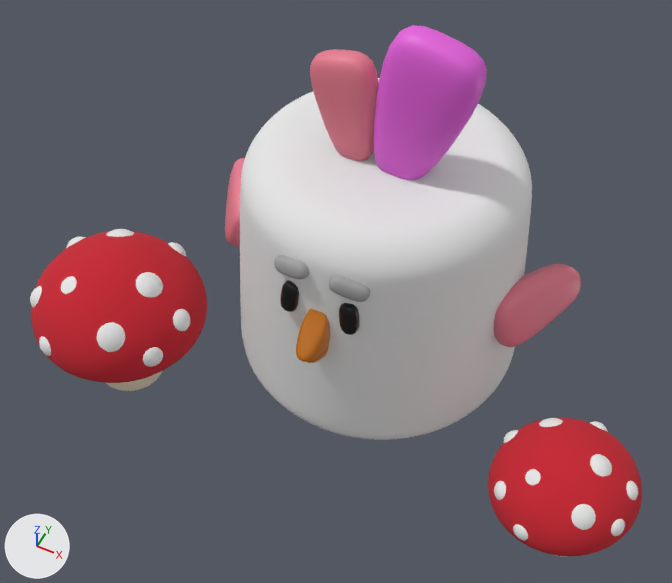
The glTF model assets/marshmallko.glb as it was, and as the next commit left it.
One viewpoint serves both versions: a 50 mm camera at (1.19, -2.81, 3.17) aimed at (-0.05, -0.34, 0.08). Every picture has the same lights, and +X, +Y and +Z are marked at lower left. Where no turn or scale is listed for an object, it has been applied to the vertices. Vertices at the same position are counted once.
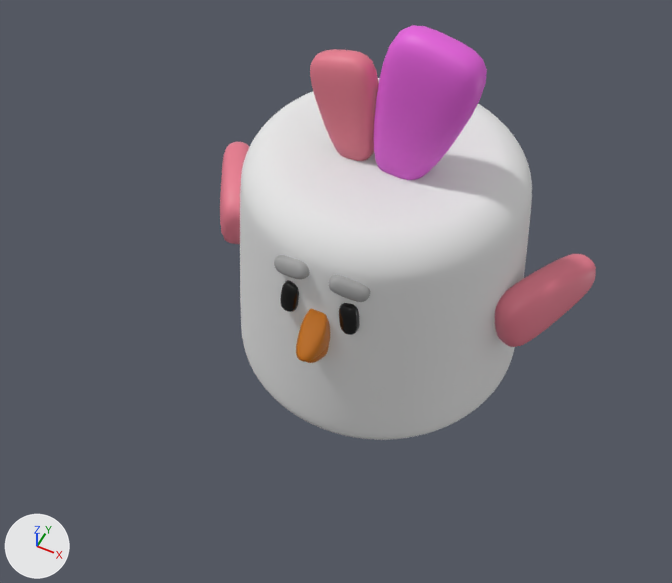
Patch to the scene script:
```diff
--- a/assets/marshmallko.glb.py
+++ b/assets/marshmallko.glb.py
@@ me_cube_006 @@
 me_cube_006.from_pydata(...)  # 2316 vertices, 4608 faces; spans x -0.91..0.91, y -0.18..0.33, z -0.17..0.16
 # used by ob_wings; parent = ob_head; location = (0.0, 0.0, 0.0)
+# me_cube_006 part 1: the loose piece of 386 vertices spanning x 0.57..0.89, y -0.12..0.33, z -0.17..0.11 is multiplied about its middle by the matrix ((0.371, 0.139, -0.918), (-0.872, 0.392, -0.293), (-0.32, -0.909, -0.267)), then moved by (-0.54, -0.73, -0.21)
+# me_cube_006 part 2: the loose piece of 386 vertices spanning x -0.89..-0.57, y -0.12..0.33, z -0.17..0.11 is multiplied about its middle by the matrix ((0.15, 0.146, -0.981), (-0.914, 0.369, -0.076), (-0.374, -0.918, -0.183)), then moved by (0.56, 0.52, 0.28)
+# me_cube_006 part 3: the loose piece of 386 vertices spanning x -0.91..-0.6, y -0.18..0.28, z -0.12..0.16 is deleted
+# me_cube_006 part 4: the loose piece of 386 vertices spanning x 0.6..0.91, y -0.18..0.28, z -0.12..0.16 is deleted
+# me_cube_006 part 5: the loose piece of 386 vertices spanning x 0.59..0.9, y -0.15..0.3, z -0.14..0.14 is deleted
 me_cube_006.materials.append(mat_material_004)
@@ ob_stem_001 @@
-ob_stem_001 = bpy.data.objects.new('stem.001', me_roundcube_001)
@@ ob_sphere_002 @@
-ob_sphere_002 = bpy.data.objects.new('Sphere.002', me_sphere_002)
@@ ob_sphere_003 @@
-ob_sphere_003 = bpy.data.objects.new('Sphere.003', me_sphere_003)
@@ ob_sphere_004 @@
-ob_sphere_004 = bpy.data.objects.new('Sphere.004', me_sphere_004)
@@ ob_sphere_008 @@
-ob_sphere_008 = bpy.data.objects.new('Sphere.008', me_sphere_008)
@@ ob_sphere_010 @@
-ob_sphere_010 = bpy.data.objects.new('Sphere.010', me_sphere_010)
@@ ob_sphere_014 @@
-ob_sphere_014 = bpy.data.objects.new('Sphere.014', me_sphere_014)
@@ ob_sphere_015 @@
-ob_sphere_015 = bpy.data.objects.new('Sphere.015', me_sphere_015)
@@ ob_sphere_016 @@
-ob_sphere_016 = bpy.data.objects.new('Sphere.016', me_sphere_016)
@@ ob_sphere_017 @@
-ob_sphere_017 = bpy.data.objects.new('Sphere.017', me_sphere_017)
@@ ob_sphere_021 @@
-ob_sphere_021 = bpy.data.objects.new('Sphere.021', me_sphere_019)
@@ ob_stem @@
-ob_stem = bpy.data.objects.new('stem', me_roundcube)
@@ ob_sphere_005 @@
-ob_sphere_005 = bpy.data.objects.new('Sphere.005', me_sphere_005)
@@ ob_sphere_006 @@
-ob_sphere_006 = bpy.data.objects.new('Sphere.006', me_sphere_006)
@@ ob_sphere_007 @@
-ob_sphere_007 = bpy.data.objects.new('Sphere.007', me_sphere_007)
@@ ob_sphere_009 @@
-ob_sphere_009 = bpy.data.objects.new('Sphere.009', me_sphere_009)
@@ ob_sphere_011 @@
-ob_sphere_011 = bpy.data.objects.new('Sphere.011', me_sphere_011)
@@ ob_sphere_012 @@
-ob_sphere_012 = bpy.data.objects.new('Sphere.012', me_sphere_012)
@@ ob_sphere_013 @@
-ob_sphere_013 = bpy.data.objects.new('Sphere.013', me_sphere_013)
@@ ob_sphere_018 @@
-ob_sphere_018 = bpy.data.objects.new('Sphere.018', me_sphere_018)
@@ ob_sphere_019 @@
-ob_sphere_019 = bpy.data.objects.new('Sphere.019', me_sphere_020)
@@ ob_sphere_020 @@
-ob_sphere_020 = bpy.data.objects.new('Sphere.020', me_sphere_021)
@@ ob_wings @@
 ob_wings.parent = ob_head
-ob_wings.location = (0.0, 0.0, 0.0)
+ob_wings.location = (0.0, 0.0631, 0.0769)
+ob_wings.rotation_euler = (0.309, 1.977, -0.856)  # degrees (18, 113, -49)
+ob_wings.scale = (1.11, 1.13, 1.11)
```

Boxes (x1, y1, x2, y2) around the edits, measured in the pictures (672 x 583 px; the box of a moved part takes in the faces that stretch with it):
'stem.001', deleted (red)
    before: (31, 231, 207, 391)
'stem', deleted (red)
    before: (488, 418, 642, 557)
'wings', reshaped, moved, turned, rescaled
    before: (225, 158, 581, 347)
    after: (220, 142, 596, 347)
'Sphere.014', deleted
    before: (97, 322, 125, 352)
'Sphere.015', deleted
    before: (136, 272, 163, 297)
'Sphere.012', deleted
    before: (571, 504, 596, 530)
'Sphere.013', deleted
    before: (590, 454, 612, 477)
'Sphere.002', deleted
    before: (173, 309, 191, 331)
'Sphere.010', deleted
    before: (143, 347, 163, 367)
'Sphere.017', deleted
    before: (61, 276, 77, 294)
'Sphere.019', deleted
    before: (525, 469, 541, 485)
'Sphere.011', deleted
    before: (611, 519, 625, 536)
'Sphere.009', deleted
    before: (494, 481, 506, 500)
'Sphere.005', deleted
    before: (626, 481, 638, 500)
'Sphere.020', deleted
    before: (513, 524, 528, 541)
'Sphere.016', deleted
    before: (106, 229, 134, 237)
'Sphere.021', deleted
    before: (39, 336, 51, 356)
'Sphere.018', deleted
    before: (539, 418, 563, 427)
'Sphere.008', deleted
    before: (30, 286, 42, 307)
'Sphere.003', deleted
    before: (168, 242, 186, 256)
'Sphere.007', deleted
    before: (504, 430, 518, 443)
'Sphere.004', deleted
    before: (66, 237, 85, 248)
'Sphere.006', deleted
    before: (590, 421, 608, 432)
part 1 of me_cube_006, moved or reshaped
    before: (521, 264, 568, 278)
    after: (220, 142, 249, 244)
part 2 of me_cube_006, moved or reshaped (not visible before)
    after: (495, 254, 596, 347)
part 3 of me_cube_006, deleted (pink)
    before: (225, 158, 245, 247)
part 4 of me_cube_006, deleted (brown)
    before: (494, 265, 581, 347)
part 5 of me_cube_006, deleted
    before: (519, 264, 567, 281)
